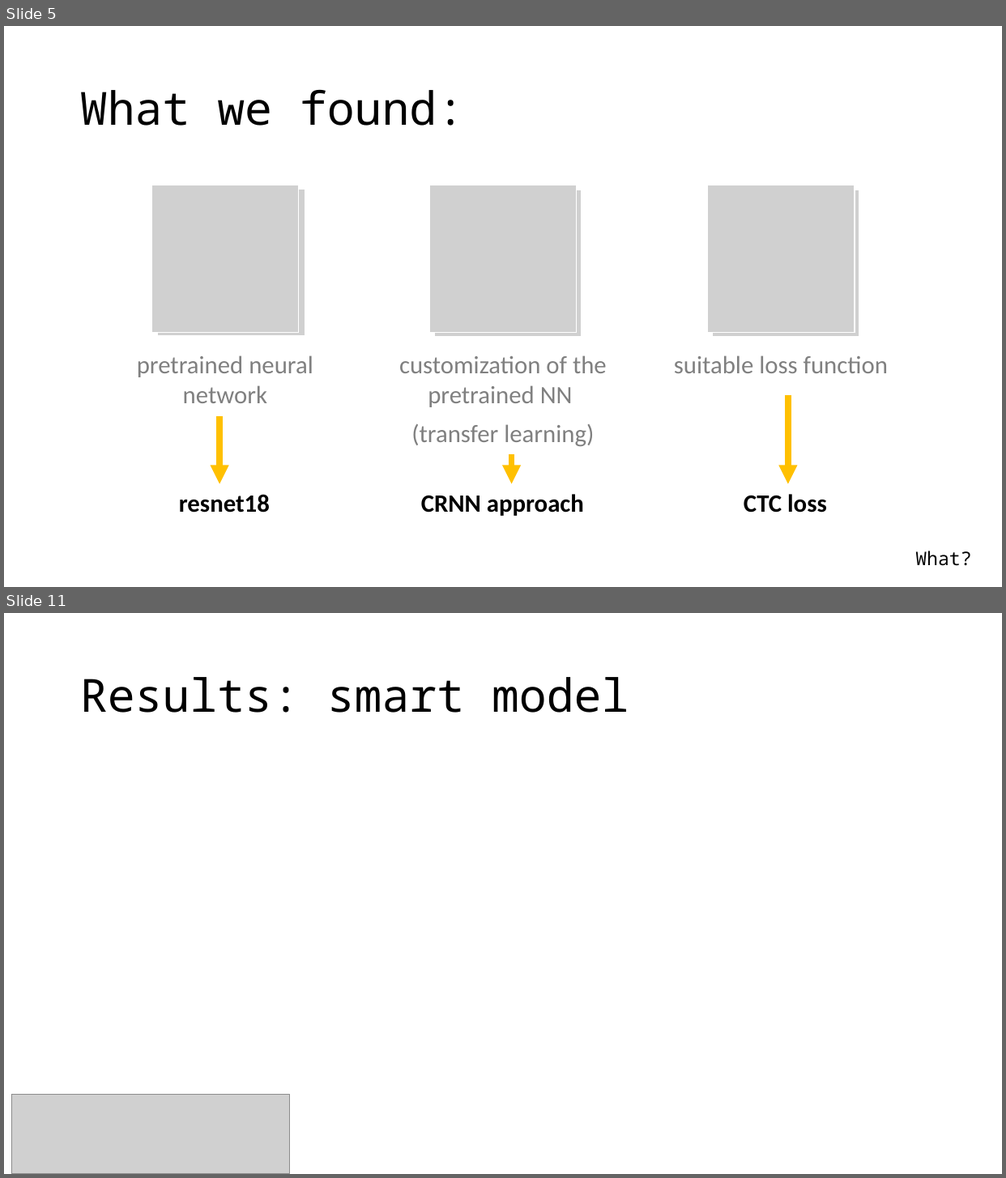
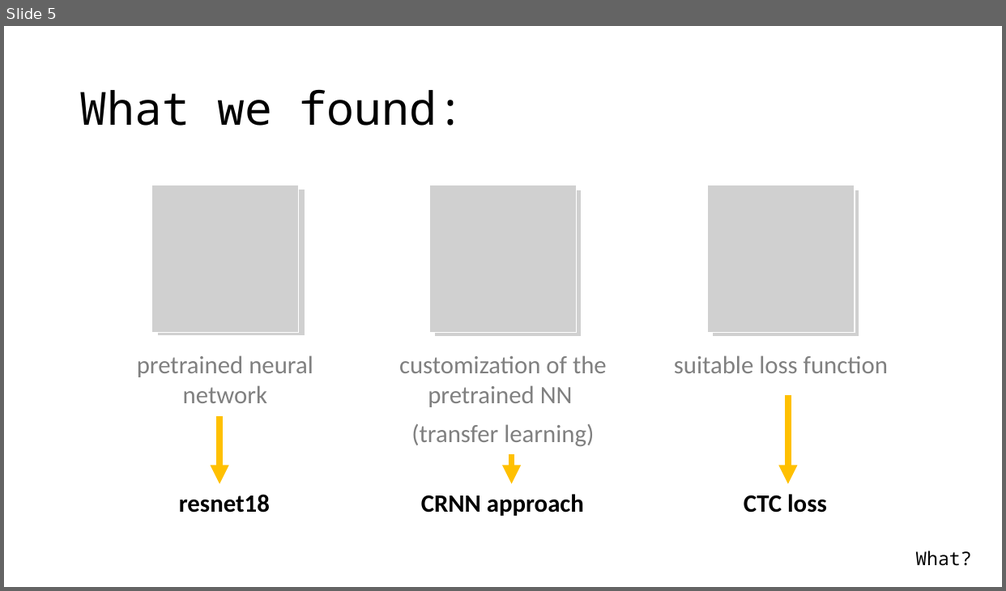
Before and after one commit to Strojove-uceni/final-projects-i_am_not_a_robot, a slide deck: presentation/Final_presentation_draft.pptx. Shown one above the other, each under a label of ours: slides 5 and 11 before the commit, slide 5 after it; the slides between them are not shown. The pictures are 1006x1178 and 1006x591 pixels, drawn with LibreOffice and Linux fonts; fonts in the diff are those of the drawing; grey boxes stand for pictures. Boxes give left, top, right and bottom in pixels: in the first picture for what was removed or moved away, otherwise in the second. Text is boxed around its words. In the diff, an @@ line names an element or a change of style, - is before the commit and + after.

```diff
--- a/presentation/Final_presentation_draft.pptx
+++ b/presentation/Final_presentation_draft.pptx
@@ slide 11 removed at bbox=[4, 613, 1002, 1174], background #FFFFFF @@
@@ title removed at bbox=[80, 677, 629, 713] @@
-Results: smart model
@@ picture removed at bbox=[11, 1094, 289, 1174] @@
```
Also in this commit, not shown: 4 slides changed, 8 slides added, 3 other slides removed.
